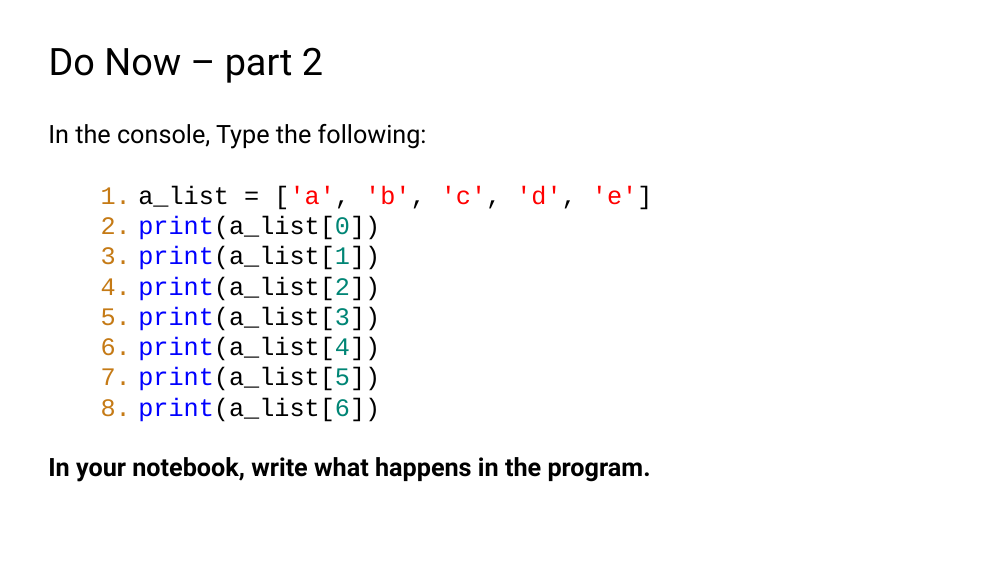
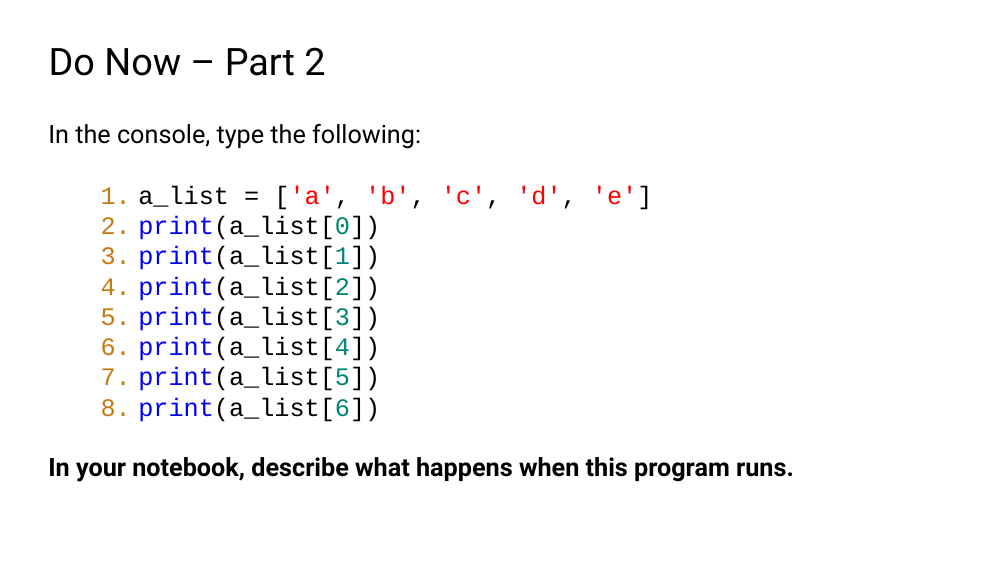
Before and after one commit to TEALSK12/2nd-semester-introduction-to-computer-science, a slide deck: slide 5 of docs/units/2_unit/slidedecks/Intro Python 2.04 TEALS.pptx. Drawn at 1008x567 pixels with LibreOffice and Linux fonts; fonts in the diff are those of the drawing; background and template pictures are left out. Boxes give left, top, right and bottom in pixels: in the first picture for what was removed or moved away, otherwise in the second. Text is boxed around its words. In the diff, an @@ line names an element or a change of style, - is before the commit and + after.

```diff
--- a/docs/units/2_unit/slidedecks/Intro Python 2.04 TEALS.pptx
+++ b/docs/units/2_unit/slidedecks/Intro Python 2.04 TEALS.pptx
@@ title at (x1=49, y1=47, x2=325, y2=76): text changed @@
-Do Now – part 2
+Do Now – Part 2
@@ text at (x1=48, y1=124, x2=421, y2=149): text changed @@
-In the console, Type the following:
+In the console, type the following:
@@ text at (x1=48, y1=457, x2=794, y2=482): text changed @@
-In your notebook, write what happens in the program.
+In your notebook, describe what happens when this program runs.
```
Also in this commit, not shown: 10 other slides changed, 42 other files.
